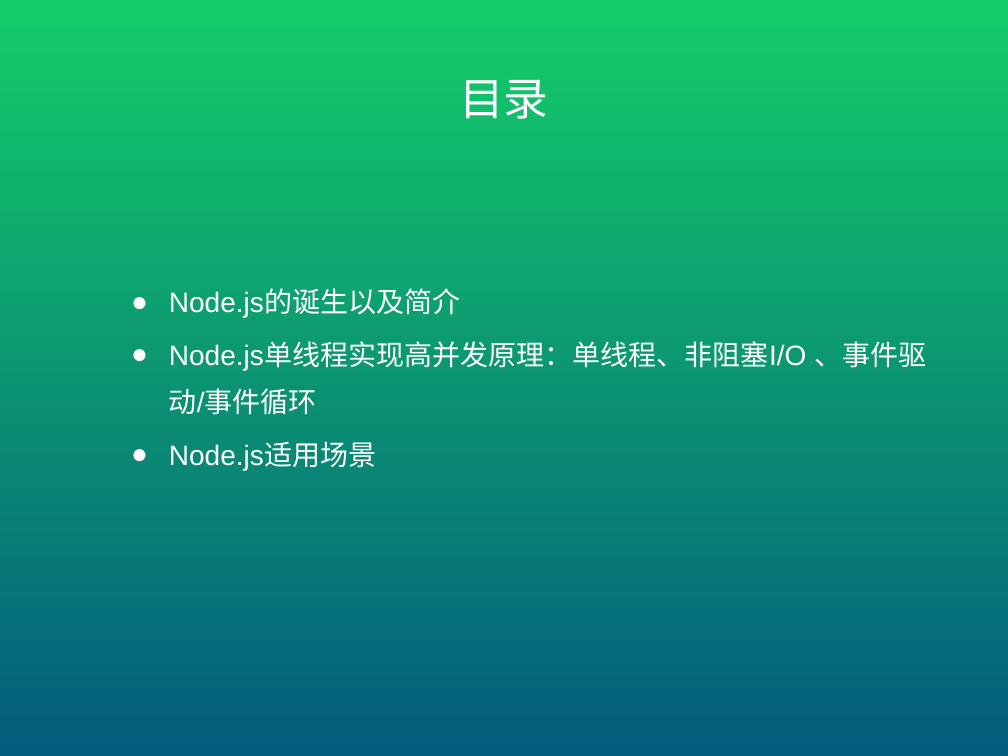
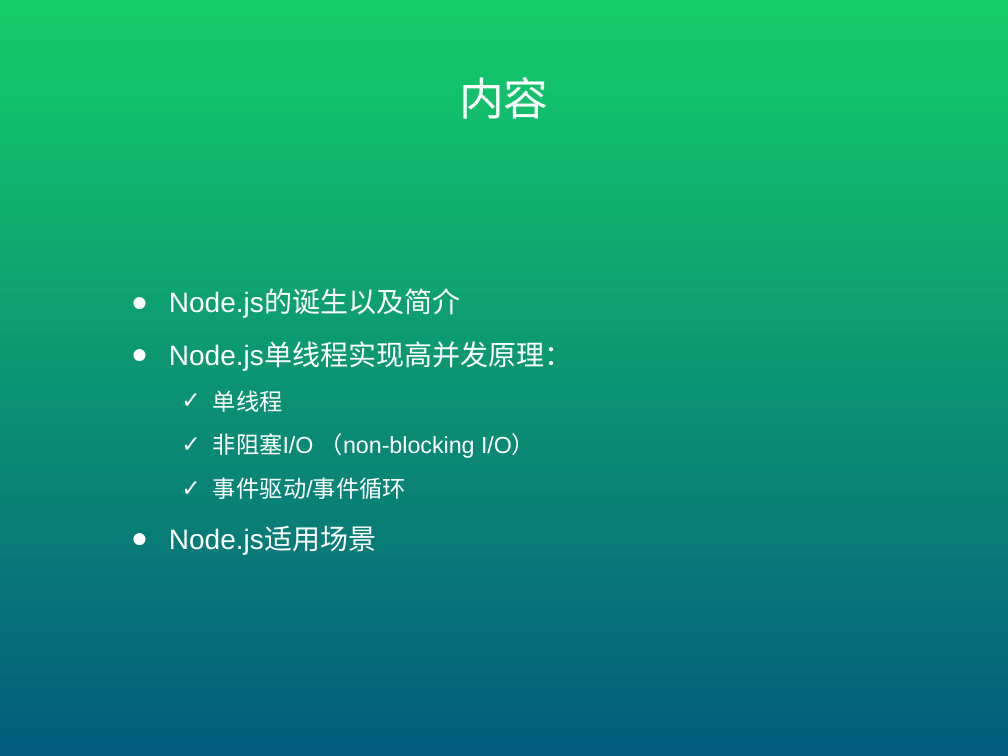
Before and after one commit to mopacha/course, a slide deck: slide 2 of ppt/聊一下NodeJS.pptx. Drawn at 1008x756 pixels with LibreOffice and Linux fonts; fonts in the diff are those of the drawing. Boxes give left, top, right and bottom in pixels: in the first picture for what was removed or moved away, otherwise in the second. Text is boxed around its words. In the diff, an @@ line names an element or a change of style, - is before the commit and + after.

```diff
--- a/ppt/聊一下NodeJS.pptx
+++ b/ppt/聊一下NodeJS.pptx
@@ title at box(459, 77, 549, 119): text changed @@
-目录
+内容
@@ subtitle at box(169, 343, 573, 499): text changed; size 20 to 16.6 pt @@
-● Node.js单线程实现高并发原理：单线程、非阻塞I/O 、事件驱动/事件循环
+● Node.js单线程实现高并发原理：
+  ✓ 单线程
+  ✓ 非阻塞I/O （non-blocking I/O）
+  ✓ 事件驱动/事件循环
```
Also in this commit, not shown: 5 other slides changed, 3 slides added, 3 slides removed, 1 other file.
